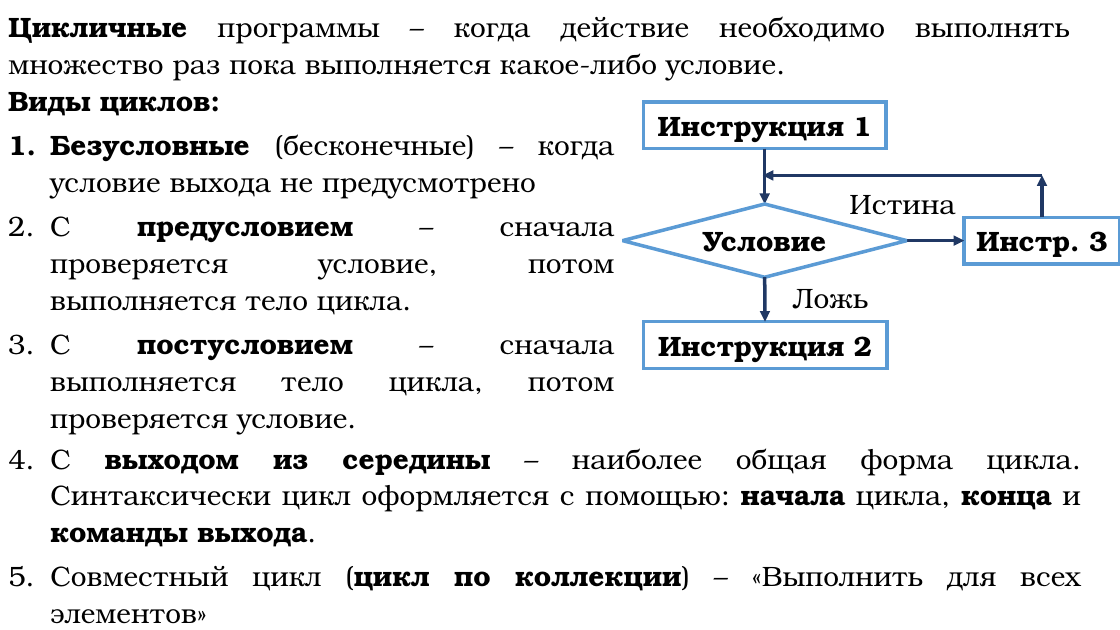
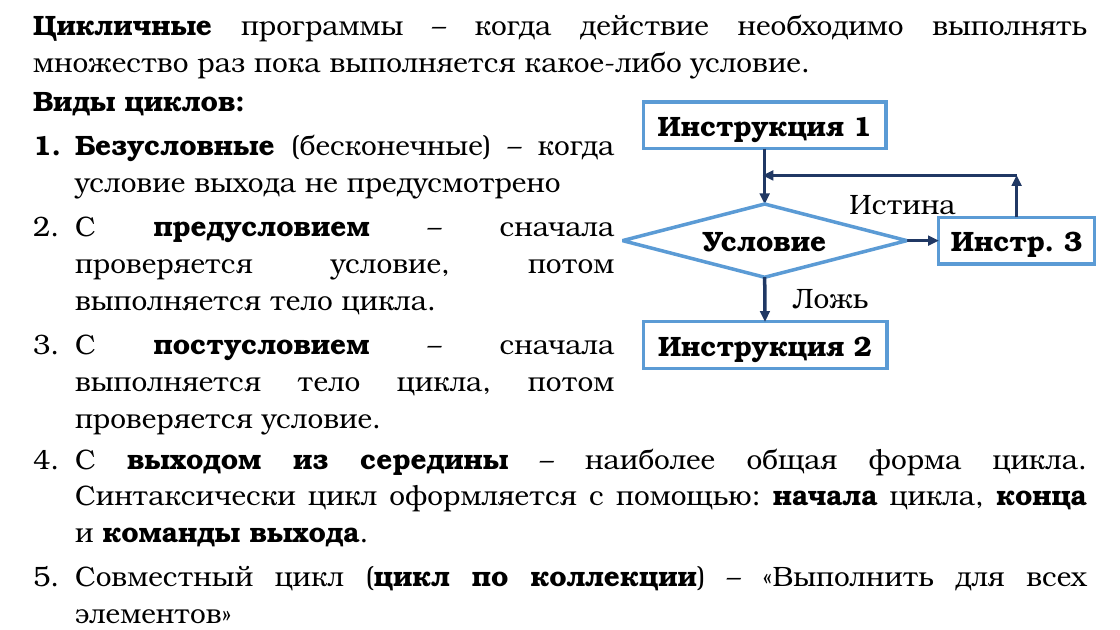
Before and after one commit to DaniilKlyukin/ITiP-1, a slide deck: slide 18 of Лекции/ИТиП лек 2 (лр 2, практическая 1).pptx. Drawn at 1120x630 pixels with LibreOffice and Linux fonts; fonts in the diff are those of the drawing. Boxes give left, top, right and bottom in pixels: in the first picture for what was removed or moved away, otherwise in the second. Text is boxed around its words. In the diff, an @@ line names an element or a change of style, - is before the commit and + after.

```diff
--- a/Лекции/ИТиП лек 2 (лр 2, практическая 1).pptx
+++ b/Лекции/ИТиП лек 2 (лр 2, практическая 1).pptx
@@ text "Цикличные программы – когда действие ..." rewrapped from (8, 16, 1070, 81) to (33, 14, 1087, 79) @@
@@ text "Виды циклов:" rewrapped from (8, 92, 615, 435) to (33, 92, 615, 435) @@
@@ arrow moved from (1043, 176) - (763, 176) to (1017, 176) - (763, 176) @@
@@ arrow moved from (1043, 218) - (1043, 176) to (1017, 218) - (1017, 176) @@
@@ rectangle "Инстр. 3": place and size @@
-rectangle "Инстр. 3" at (965, 218, 1120, 265)
+rectangle "Инстр. 3" at (939, 218, 1095, 265)
@@ arrow moved from (907, 240) - (965, 240) to (907, 240) - (939, 240) @@
@@ text "С выходом из середины – ..." rewrapped from (50, 448, 1081, 624) to (75, 448, 1087, 624) @@
```
Also in this commit, not shown: 13 other slides changed, 1 other file.
